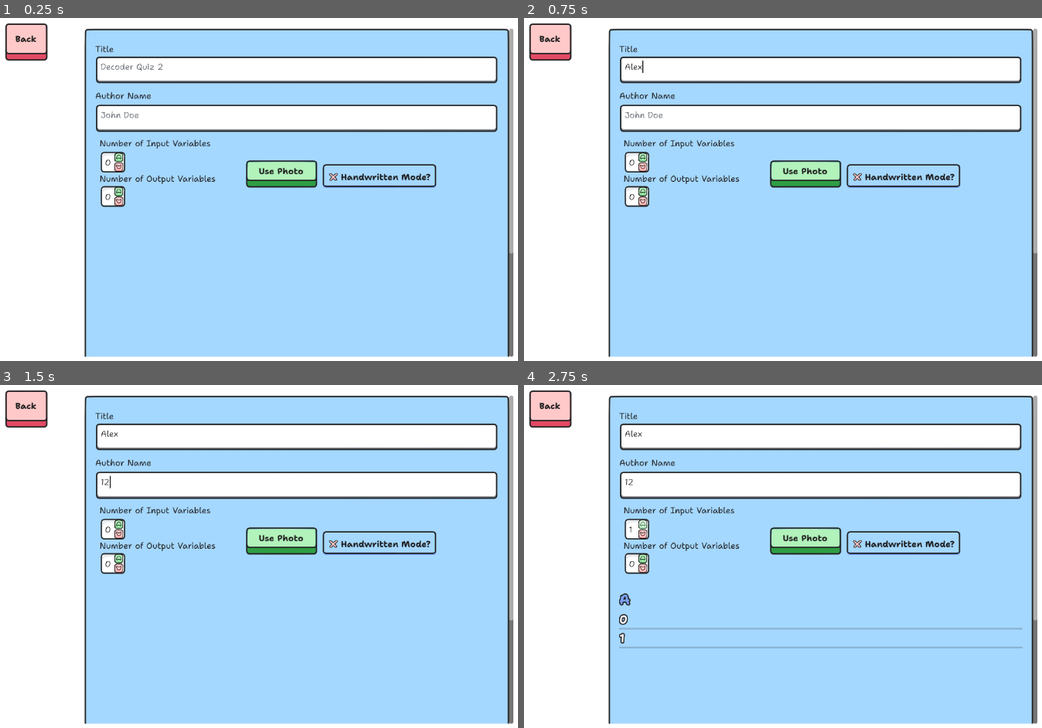
Above: before the commit, frames 1-4 (two rows, left to right).
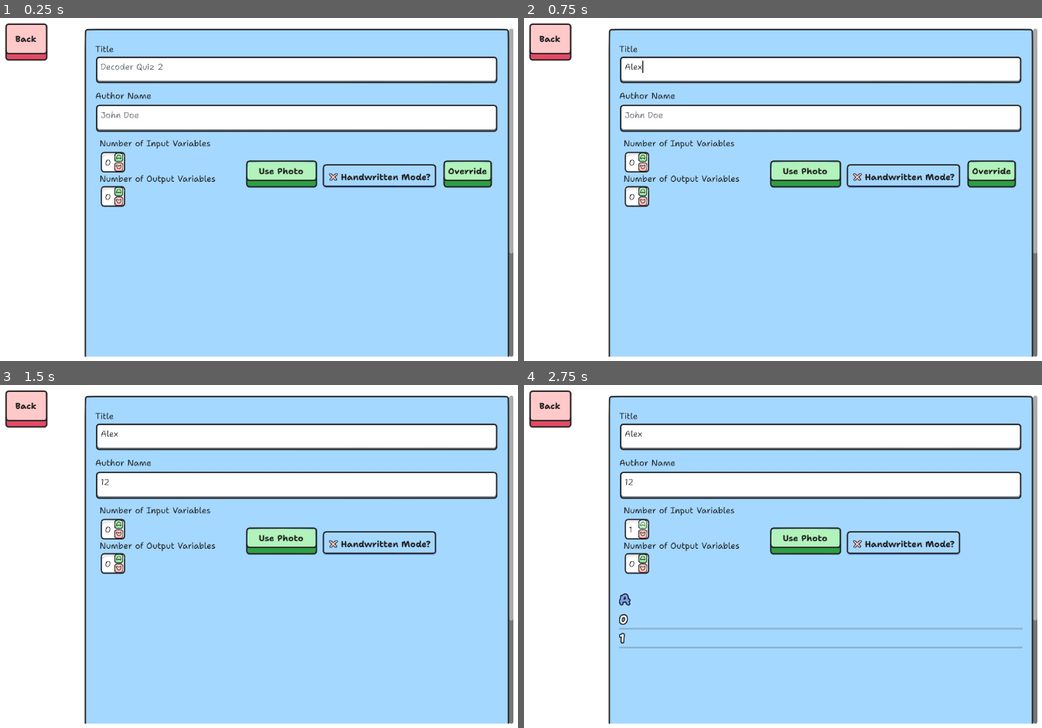
Above: after the commit, the same moments.

Repository: sininen-blue/logic-gate-tesseract
Game: Godot game, scene res://ui/custom_levels/create_custom_level.tscn
Same seed, same stepped clock (60 frames per second), same inputs: the game is played once before the commit and once after it. This scene is started directly instead of the project's main scene.
Inputs (mouse positions are in pixels of both pictures, inside the frame that each line leads up to):
- Up to frame 1 (0.25 s): no input
- Up to frame 2 (0.75 s): click (819, 69) at 0.52 s; type "Alex" at 0.6 s
- Up to frame 3 (1.5 s): click (295, 484) at 0.75 s; type "12" at 0.83 s; click (466, 539) at 1.25 s, where only the run after the commit has a clickable "Override"
- Up to frame 4 (2.75 s): click (643, 525) at 2.02 s

The runs differ from the first frame. In frame 1, 0.8% of the frame differs, in the area x 85-96%, y 41-50%; in frame 2, 0.8%; in frame 3, less than 0.1%; in frame 4, nothing differs.

Commit message:
levels can now be edited

Diff:
--- a/ui/custom_levels/create_custom_level.gd
+++ b/ui/custom_levels/create_custom_level.gd
@@ -11,6 +11,7 @@
 @onready var description_edit: TextEdit = %DescriptionEdit
 @onready var file_dialog: FileDialog = %FileDialog
 @onready var photo_button: Button = %PhotoButton
+@onready var override_button: Button = $ScrollContainer/Panel/Main/TruthTableInputs/OverrideButton
 @onready var handwrite_check_box: CheckBox = $ScrollContainer/Panel/Main/TruthTableInputs/HandwriteCheckBox
 @onready var animation_player: AnimationPlayer = $AnimationPlayer
 @onready var spinner_sprite: Sprite2D = %SpinnerSprite
@@ -28,6 +29,7 @@
 
 	if DataManager.is_level_edit:
 		import_level_data(DataManager.edit_level_data)
+		create_button.text = "Save"
 
 
 		DataManager.is_level_edit = false
@@ -55,6 +57,7 @@
 		truth_table_container.make_table(input_count, output_count)
 		truth_table_container.set_outputs(output_count, truth_table)
 		photo_button.disabled = false
+		override_button.visible = true
 
 
 func import_level_data(level_data: Dictionary) -> void:
@@ -166,6 +169,12 @@
 	get_tree().change_scene_to_file(custom_levels_scene)
 
 
+func _on_override_button_pressed() -> void:
+	truth_table_container.override()
+	override_button.visible = false
+	photo_button.disabled = false
+
+
 func _on_photo_button_pressed() -> void:
 	if input_edit.count < 1 and output_edit.count < 1:
 		error_panel.show_error("input and outputs are required")
--- a/ui/custom_levels/create_custom_level.tscn
+++ b/ui/custom_levels/create_custom_level.tscn
@@ -219,6 +219,17 @@
 tooltip_text = "Use a pre existing photo of a truth table to generate a new level"
 text = "Use Photo"
 
+[node name="OverrideButton" type="Button" parent="ScrollContainer/Panel/Main/TruthTableInputs"]
+layout_mode = 1
+anchors_preset = 10
+anchor_right = 1.0
+offset_left = 648.0
+offset_top = 44.0
+offset_right = -11.0
+offset_bottom = 97.0
+grow_horizontal = 2
+text = "Override"
+
 [node name="HandwriteCheckBox" type="CheckBox" parent="ScrollContainer/Panel/Main/TruthTableInputs"]
 layout_mode = 0
 offset_left = 424.0
@@ -351,6 +362,7 @@
 [connection signal="count_changed" from="ScrollContainer/Panel/Main/TruthTableInputs/InputEdit" to="." method="_on_input_edit_count_changed"]
 [connection signal="count_changed" from="ScrollContainer/Panel/Main/TruthTableInputs/OutputEdit" to="." method="_on_output_edit_count_changed"]
 [connection signal="pressed" from="ScrollContainer/Panel/Main/TruthTableInputs/PhotoButton" to="." method="_on_photo_button_pressed"]
+[connection signal="pressed" from="ScrollContainer/Panel/Main/TruthTableInputs/OverrideButton" to="." method="_on_override_button_pressed"]
 [connection signal="toggled" from="ScrollContainer/Panel/Main/TruthTableInputs/HandwriteCheckBox" to="." method="_on_handwrite_check_box_toggled"]
 [connection signal="pressed" from="BackButton" to="." method="_on_back_button_pressed"]
 [connection signal="pressed" from="FormatWarning/ErrorConfirm" to="FormatWarning" method="_on_error_confirm_pressed"]
--- a/ui/custom_levels/table_row.gd
+++ b/ui/custom_levels/table_row.gd
@@ -56,5 +56,11 @@
 		button.value = convBool
 		button.disabled = true
 
+func enable() -> void:
+	var children: Array[Node] = get_children()
+	var buttons: Array = children.filter(is_binary_button)
+	for button: TextureButton in buttons:
+		button.disabled = false
+
 func is_binary_button(node: Node) -> bool:
 	return node is TextureButton
--- a/ui/custom_levels/truth_table.gd
+++ b/ui/custom_levels/truth_table.gd
@@ -50,6 +50,13 @@
 		index += 1
 
 
+func override() -> void:
+	for row in truth_table.get_children():
+		if row.name == "TableHeading":
+			continue
+		row.enable()
+
+
 func generate_truth_table(start_count : int) -> Array[String]:
 	var num_rows : int = int(pow(2, start_count))
 	var output : Array[String]
